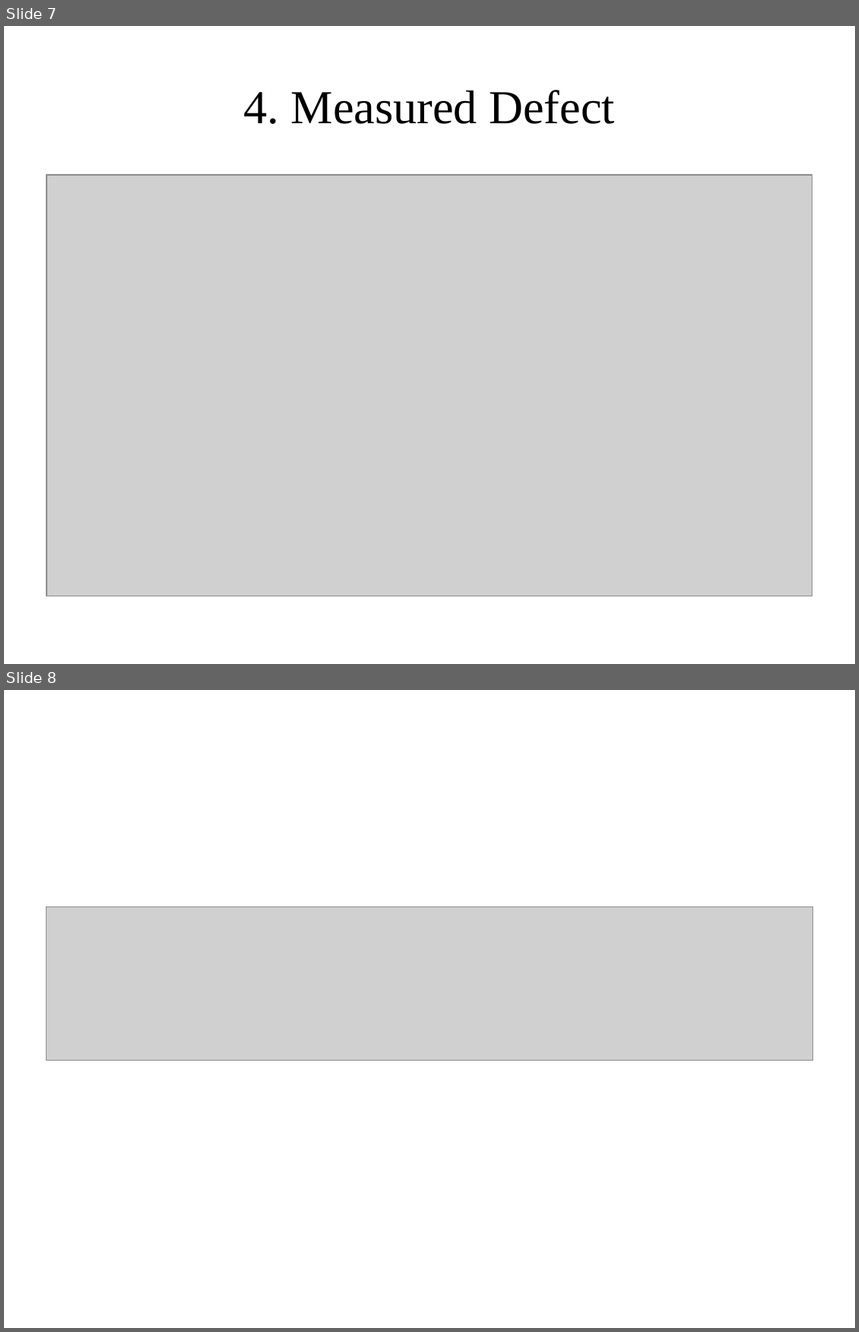
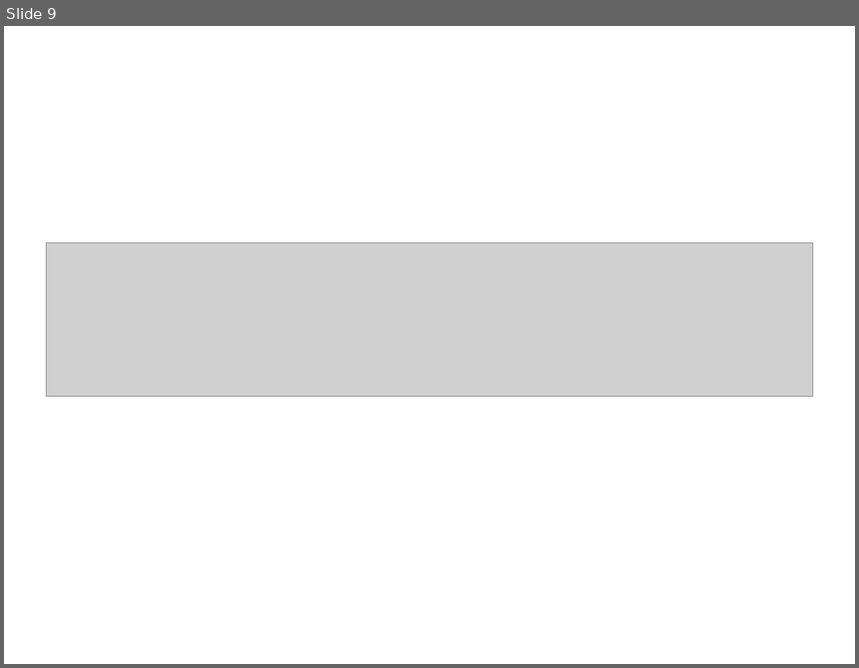
Before and after one commit to T138384/vlu-k15t1-team11, a slide deck: SMA - Software Measurement & Analysis/Asignment-02/K15T1-Team11-Team Assignment2/K15T1-Team11-Team Assignment2.ppt. Shown one above the other, each under a label of ours: slides 7 and 8 before the commit, slide 9 after it. The pictures are 859x1332 and 859x668 pixels, drawn with LibreOffice and Linux fonts; fonts in the diff are those of the drawing; grey boxes stand for pictures; background and template pictures are left out. Boxes give left, top, right and bottom in pixels: in the first picture for what was removed or moved away, otherwise in the second. Text is boxed around its words. In the diff, an @@ line names an element or a change of style, - is before the commit and + after.

```diff
--- a/SMA - Software Measurement & Analysis/Asignment-02/K15T1-Team11-Team Assignment2/K15T1-Team11-Team Assignment2.ppt
+++ b/SMA - Software Measurement & Analysis/Asignment-02/K15T1-Team11-Team Assignment2/K15T1-Team11-Team Assignment2.ppt
@@ slide 7 removed at [4, 26, 855, 664], background #FFFFFF @@
@@ title removed at [244, 90, 614, 124] @@
-4. Measured Defect
@@ picture removed at [47, 175, 813, 596] @@
@@ what was slide 8 is now slide 9 @@
```
Also in this commit, not shown: 4 slides changed, 4 slides added, 2 other slides removed, 2 other files.
